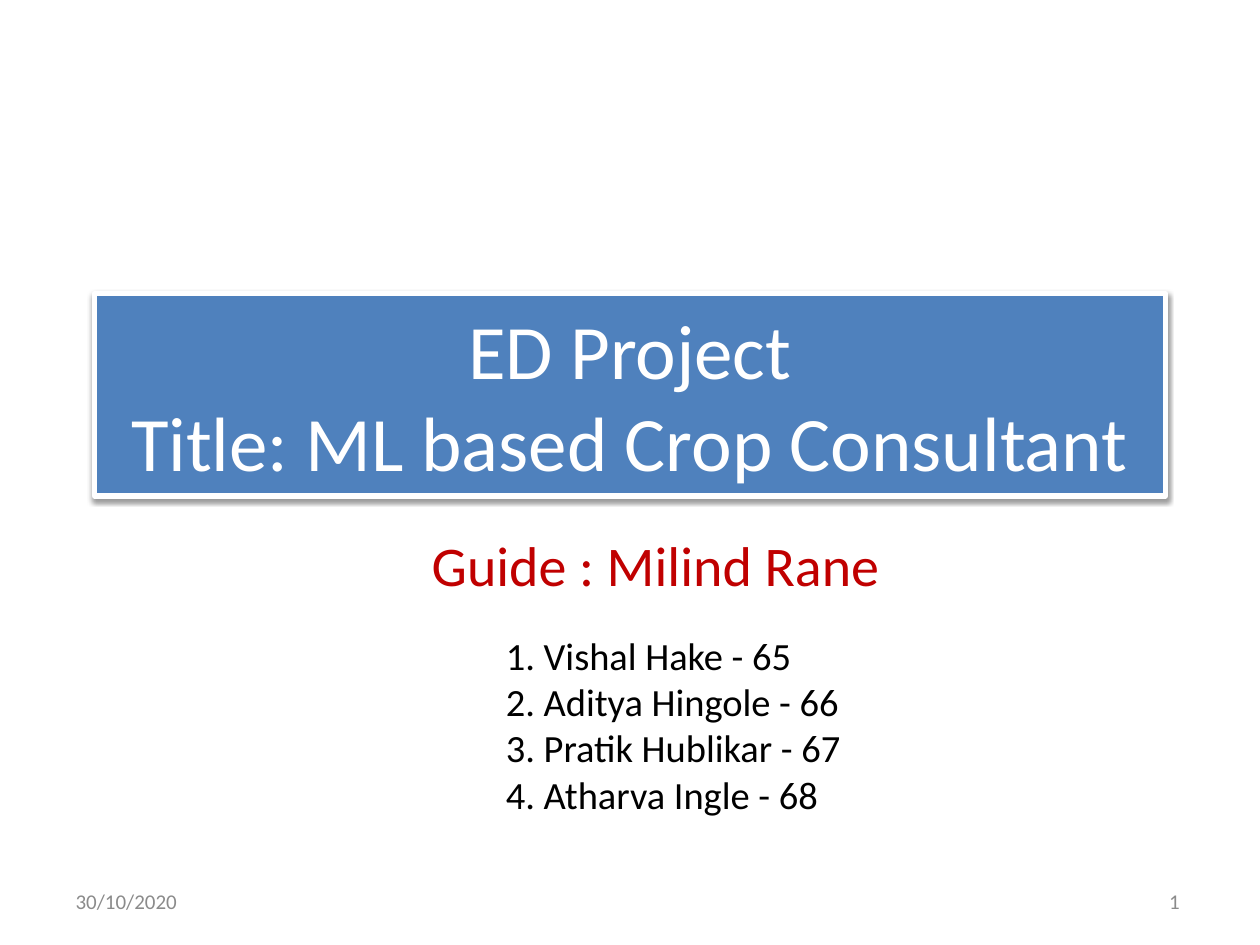
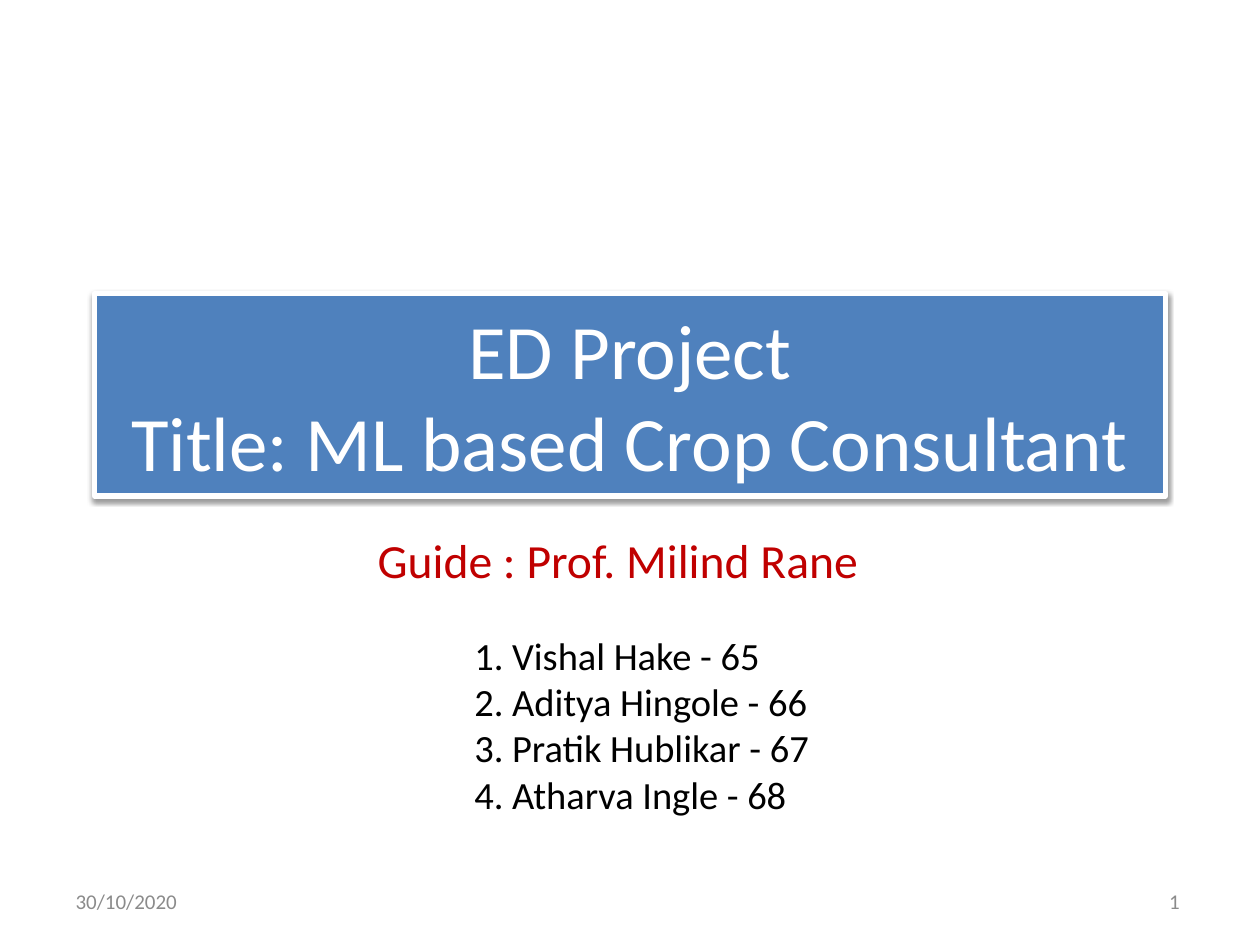
Before and after one commit to Gladiator07/Harvestify, a slide deck: slide 1 of Docs/ICA_G5_ML_Crop_Consultant.pptx. Drawn at 1260x945 pixels with LibreOffice and Linux fonts; fonts in the diff are those of the drawing. Boxes give left, top, right and bottom in pixels: in the first picture for what was removed or moved away, otherwise in the second. Text is boxed around its words. In the diff, an @@ line names an element or a change of style, - is before the commit and + after.

```diff
--- a/Docs/ICA_G5_ML_Crop_Consultant.pptx
+++ b/Docs/ICA_G5_ML_Crop_Consultant.pptx
@@ subtitle at (x1=378, y1=545, x2=857, y2=579): text changed; size 32 to 27.2 pt @@
-Guide : Milind Rane
+Guide : Prof. Milind Rane
@@ text "1. Vishal Hake - 65" moved from (x1=506, y1=643, x2=840, y2=816) to (x1=474, y1=643, x2=809, y2=816) @@
```
Also in this commit, not shown: 1 other slide changed.
